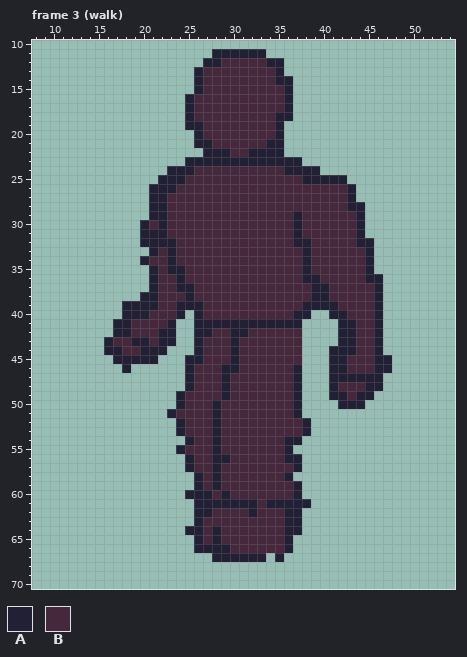
A pixel-art file gets an edit: Assets/Sprites/Overworld/enemy_overworld_human.ase. The first picture shows the starting point.
75x80 pixels, 6 frames. Shown: frame 3 (walk): x 8..54, y 10..70. The commit also changed other frames, which this record leaves out.
Visible layers, top first: "head", "armF", "body", "legFront", "armB", "legs".
Palette (. is transparent): A #222034  B #45283c
Pixels before, frame 3 (walk) (only the part around the change), first column x 16:
36 .....ABBABBBBBB
37 .....ABBAABBBBB
38 ....AABBBABBBBB
39 ..AAAABBAAABBBB
40 ..AAABBBA.ABBBB
41 .AABBBBA..AAAAA
42 .AABBBAA..AABBA
43 ABBAABAA..ABBBA
44 AABBAAA...ABBBA
45 .AAAAA...AABBBA
46 ..A......ABBBAA
47 .........ABBBAB
48 .........ABBBAB
49 ........ABBBBAB
50 ........ABBBABB
51 .......ABBBBABB
52 ........ABBBABB
53 ........ABBBABB
54 .........ABBABB
55 ........ABBBABB
56 .........ABBAAB
57 .........ABBABB
58 ..........ABABB
59 ..........ABABB
60 .........AAABAB
61 ..........AAAAA
62 ..........AABBB
63 ..........ABBBB
64 .........AABABB
65 ..........ABABB
66 ..........AAAAB
67 ............AAA
68 ...............
69 ...............
70 ...............
New version:
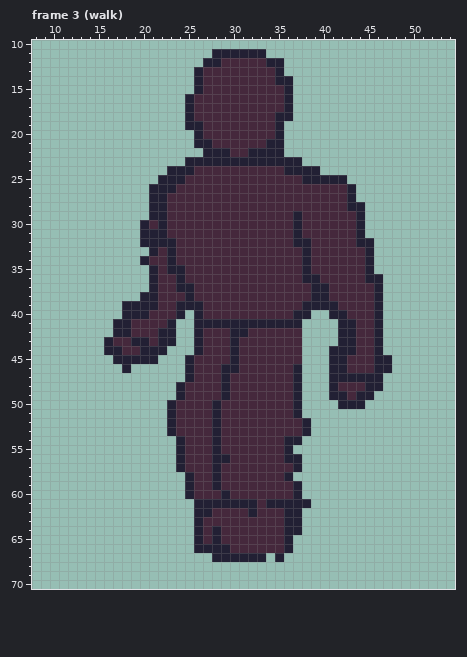
Edits made:
Frame 3 (walk), layer "legs":
y 42: x 27 A -> B
y 45: x 26 A -> B
y 48: x 24..25 .A -> AB
y 50: x 23..24 .A -> AB
y 52..53: x 23..24 .A -> AB
y 54: x 24..25 .A -> AB
y 56..57: x 24..25 .A -> AB
y 58..59: x 25..26 .A -> AB
y 60: x 26..27 AA -> BB
y 64: x 25 A -> .
